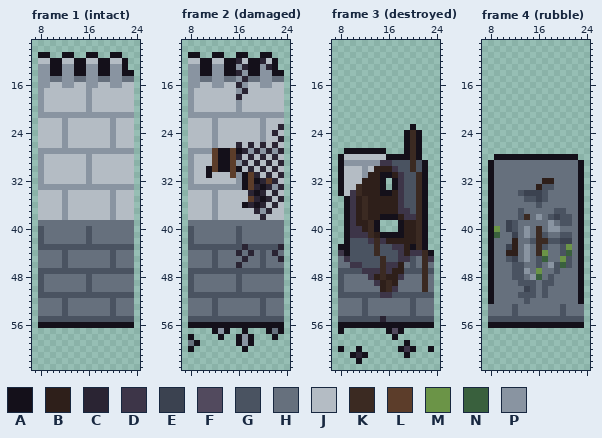
Pixel-art file -- art/structures/town_wall_north.aseprite. The picture above is the old version.
32x64 pixels, 4 frames. Colours within 5 levels of each other are drawn and written as one. Shown: frame 1 (intact): x 7..24, y 9..63; frame 2 (damaged): x 7..24, y 9..63; frame 3 (destroyed): x 7..24, y 9..63; frame 4 (rubble): x 7..24, y 9..63.
Palette (. is transparent): A #14101a  B #2e1f1a  C #2a2433  D #3d3548  E #3b4250  F #524a5e  G #4a5361  H #66707d  J #b4bcc4  K #3b2a22  L #5c3d2a  M #6b9447  N #39603d  P #8994a1
The result:
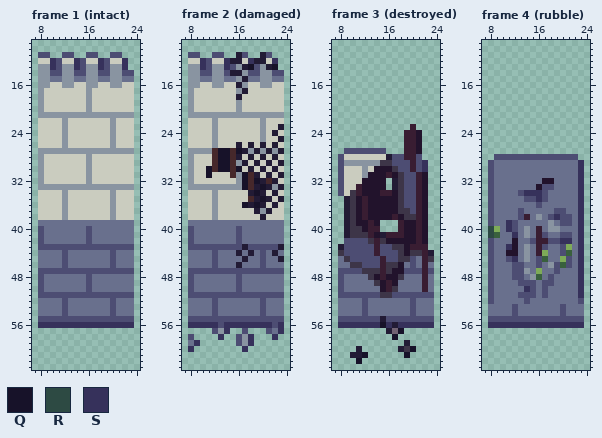
Colours new in this view: Q #171229  R #2d4a43  S #36315b
Diff:
colour B: #2e1f1a -> #22132c
colour C: #2a2433 -> #221b35
colour F: #524a5e -> #716273
colour G: #4a5361 -> #4d4d73
colour H: #66707d -> #69708d
colour J: #b4bcc4 -> #caccbf
colour K: #3b2a22 -> #391d32
colour L: #5c3d2a -> #46282b
colour M: #6b9447 -> #7eab58
Changed rows in their new state; - is a pixel that keeps its letter.
Frame 1 (intact):
first column x 8:
11 GG--GG--GG--GG--
12 --SG--SG--SG--S-
13 --SG--SG--SG--S-
14 --GG--GG--GG--GG
first column x 8:
56 SSSSSSSSSSSSSSSS
Frame 2 (damaged):
first column x 8:
11 GG--GG--CG--CG--
12 --SG--SC--SC--S-
13 --SG--SG--QG--Q-
14 --GG--GC--GG--GG
first column x 11:
27 --QQ-Q----
28 --QQ------
29 --QQ------
30 Q-QQ-Q----
31 Q-----Q---
32 ------Q-Q-
33 ------Q--Q
34 --------Q-
35 ---------Q
36 ------Q-Q-
first column x 8:
56 SSSSSGSSSSSSSSGS
57 ----G-S--G---G-S
58 G----S--G-S---S-
59 -S------G-S-----
60 S--------S------
Frame 3 (destroyed):
first column x 8:
23 ------------K---
24 -----------K-B--
25 -----------K-B--
26 -----------K-B--
27 -GGGGGGG---K-B--
28 G-------CGGK-G--
29 G-------------S-
30 G-------------S-
31 G------BK-----B-
32 G------B-C----B-
33 G------B-C----B-
34 G------KK-----B-
35 -C------------B-
36 -C------------B-
37 -C------------B-
38 -C-----BBK----B-
39 -C----B---K---B-
40 -C----K---K---B-
41 -C-----CKKK---B-
42 -G------------B-
43 CG----------K-K-
44 -G-------------C
first column x 8:
56 SSSSSSSQSCSSSSSS
57 .-------C-Q-----
58 ---------Q------
59 -----------C----
60 .--C------C-Q--.
61 --C-Q------Q----
62 ---Q------------
Frame 4 (rubble):
first column x 8:
28 -GGGGGGGGGGGGGG-
29 G--------------S
30 G--------------S
31 G--------------S
32 G--------------S
33 G--------------S
34 G-----SSS------S
35 G-------S------S
36 G--------------S
37 G--------------S
38 G----------S---S
39 G--S-----------S
40 R--S-----------S
41 R---S----------S
42 G-----------SS-S
43 G--S-----------S
44 G--------------S
45 G---S----------S
46 G--------------S
47 G--------------S
48 G--------------S
49 G--------------S
50 G-----S--------S
51 G--------------S
52 G--------------G
first column x 8:
56 SSSSSSSSSSSSSSSS
Boxes around the changes in both pictures, in picture pixels (x1, y1, x2, y2):
changed: (38, 52, 134, 328)
changed: (188, 52, 284, 352)
changed: (338, 124, 434, 364)
changed: (488, 154, 584, 328)
